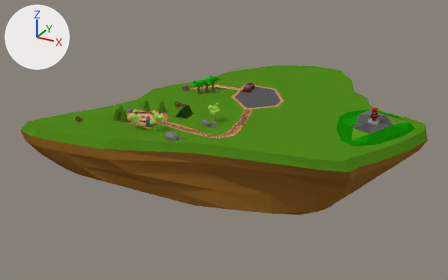
An edit to the Blender file ldjam/ldjam_challenge_2.blend, drawn before and after from the same camera.
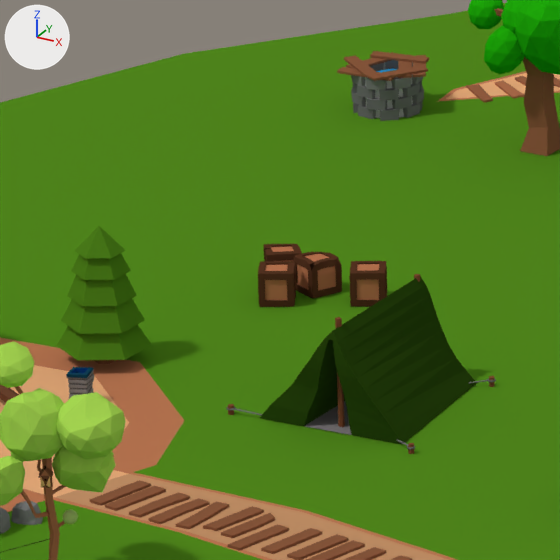
Each version is shown whole from a 50 mm lens placed at (189.0, -388.2, 155.8), pointed at (-13.2, -20.7, -27.9), then close up on the part from 34% to 45% of the width and 29% to 46% of the height. Every picture has the same lights, and +X, +Y and +Z are marked at upper left.
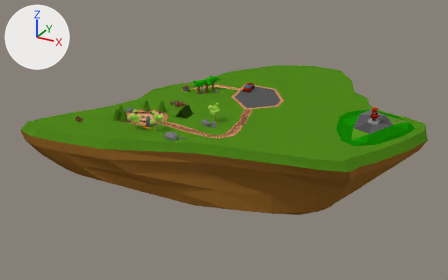
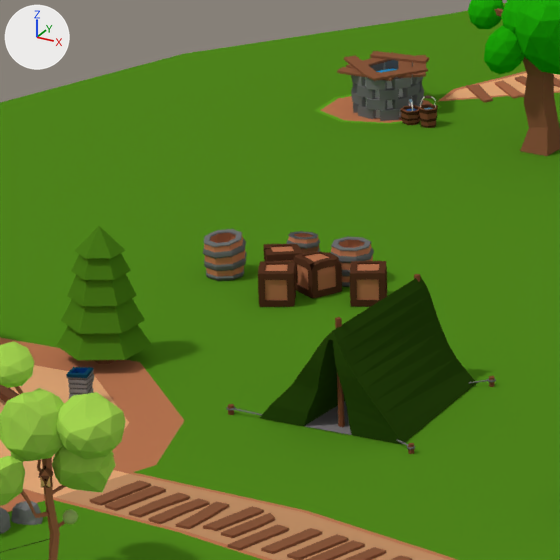
What changed in the scene script:
```text
Change me_plane:
    used by ob_ground; location = (0.0, 0.0, 0.0); scale = (46.6, 46.6, 46.6)
    remove me_plane.from_pydata(...)  # 450 vertices, 426 faces; spans x -2.51..2.72, y -2.58..2.24, z -1.25..0.0
    add me_plane.from_pydata(...)  # 473 vertices, 441 faces; spans x -2.51..2.72, y -2.58..2.24, z -1.25..0.0
    me_plane part 1
    3 faces are deleted
    23 vertices are added at x -1.24..-1.06, y -0.24..-0.09, z 0.0
    18 new faces join them
Add me_cylinder_026:
    me_cylinder_026.from_pydata(...)  # 208 vertices, 210 faces; spans x -1.39..1.39, y -1.45..1.33, z 0.0..2.63
    me_cylinder_026.materials.append(mat_imphenzia)  # picture img_palette_v2_png
Add me_cylinder_025:
    me_cylinder_025.from_pydata(...)  # 208 vertices, 210 faces; spans x -1.46..1.34, y -1.36..1.43, z 0.0..2.62
    me_cylinder_025.materials.append(mat_imphenzia)  # picture img_palette_v2_png
Add me_cylinder_024:
    me_cylinder_024.from_pydata(...)  # 208 vertices, 210 faces; spans x -1.39..1.39, y -1.39..1.39, z 0.0..2.48
    me_cylinder_024.materials.append(mat_imphenzia)  # picture img_palette_v2_png
Add me_cylinder_018:
    me_cylinder_018.from_pydata(...)  # 184 vertices, 182 faces; spans x -1.23..1.22, y -1.41..1.42, z -0.02..3.42
    me_cylinder_018.materials.append(mat_imphenzia)  # picture img_palette_v2_png
Add me_cylinder_017:
    me_cylinder_017.from_pydata(...)  # 168 vertices, 167 faces; spans x -1.22..1.22, y -1.41..1.41, z 0.0..3.41
    me_cylinder_017.materials.append(mat_imphenzia)  # picture img_palette_v2_png
Add ob_cylinder_021:
    ob_cylinder_021 = bpy.data.objects.new('Cylinder.021', me_cylinder_026)
    ob_cylinder_021.location = (-42.89, -34.34, 0.0)
    ob_cylinder_021.scale = (0.757, 0.757, 0.712)
Add ob_cylinder_020:
    ob_cylinder_020 = bpy.data.objects.new('Cylinder.020', me_cylinder_025)
    ob_cylinder_020.location = (-45.87, -38.65, 0.0)
    ob_cylinder_020.rotation_euler = (0.0, 0.0, -1.392)  # degrees (0, 0, -80)
Add ob_cylinder_019:
    ob_cylinder_019 = bpy.data.objects.new('Cylinder.019', me_cylinder_024)
    ob_cylinder_019.location = (-38.47, -35.81, 0.0)
Add ob_cylinder_018:
    ob_cylinder_018 = bpy.data.objects.new('Cylinder.018', me_cylinder_018)
    ob_cylinder_018.location = (-50.81, -9.15, 0.0)
    ob_cylinder_018.rotation_euler = (0.0, 0.0, -2.944)  # degrees (0, 0, -169)
    ob_cylinder_018.scale = (0.5, 0.5, 0.446)
Add ob_cylinder_017:
    ob_cylinder_017 = bpy.data.objects.new('Cylinder.017', me_cylinder_017)
    ob_cylinder_017.location = (-49.53, -9.1, 0.0)
    ob_cylinder_017.rotation_euler = (0.0, 0.0, -1.639)  # degrees (0, 0, -94)
    ob_cylinder_017.scale = (0.464, 0.464, 0.588)
```

What differs and where, as boxes [x1, y1, x2, y2] in the close-ups (560 x 560 px):
'Cylinder.020', added: after [203, 229, 247, 281]
'Cylinder.019', added: after [330, 237, 374, 287]
'Cylinder.021', added: after [286, 231, 320, 253]
'Cylinder.017', added (brown): after [419, 96, 438, 128]
'Cylinder.018', added: after [400, 99, 420, 125]
part 1 of me_plane, built on: [0, 14, 560, 249] in both
